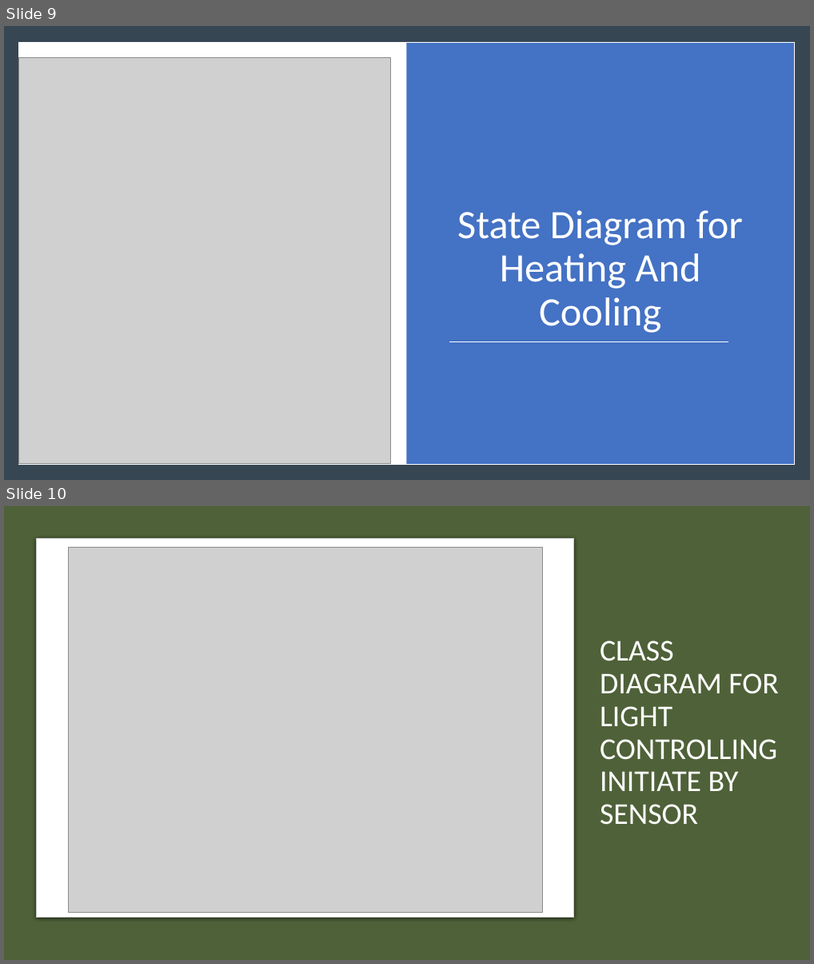
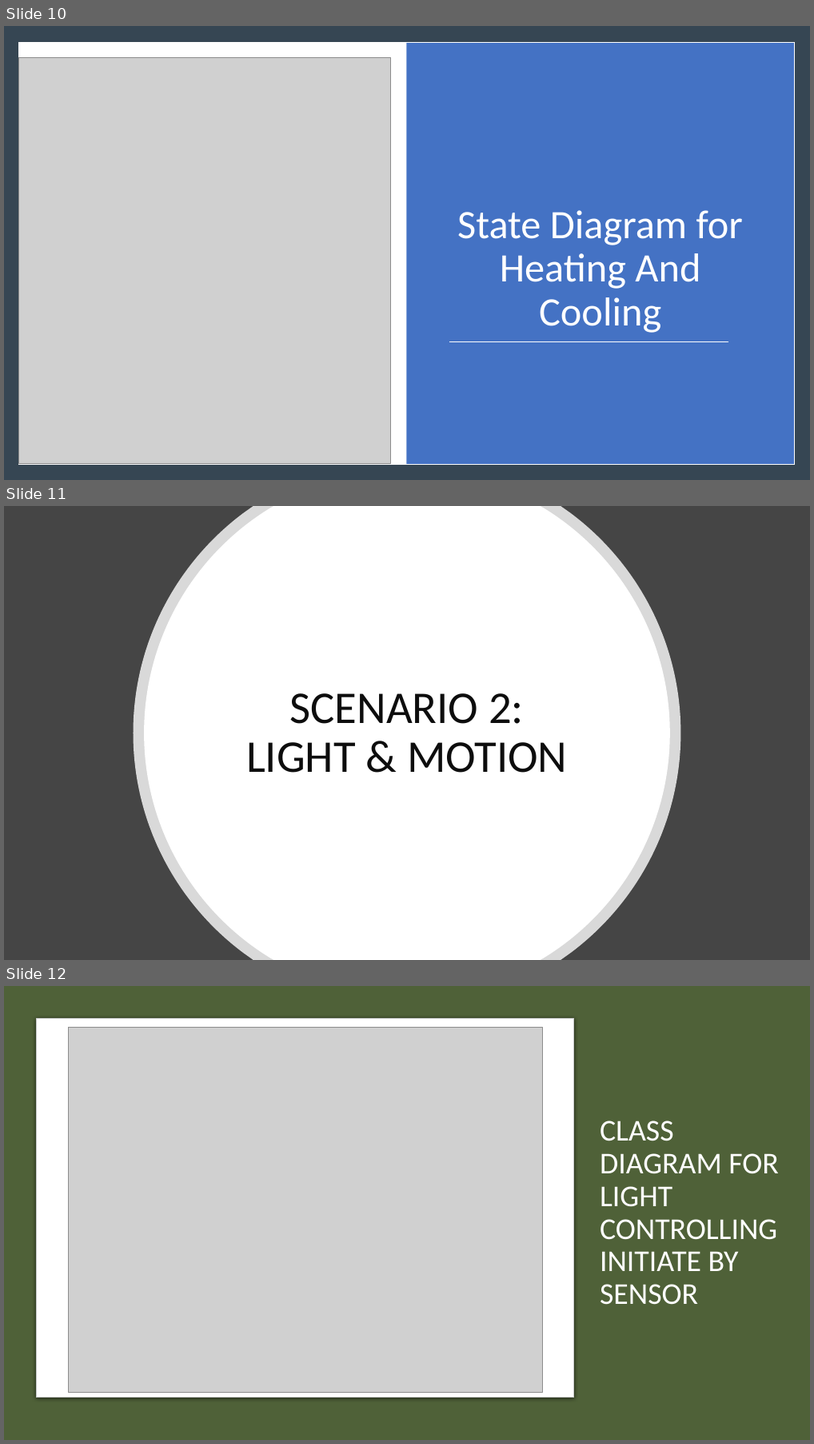
Before and after one commit to Microcontroller-Team-1/winter20-21, a slide deck: Project_Week_7&8/Precise Analysis.pptx. Shown one above the other, each under a label of ours: slides 9 and 10 before the commit, slides 10, 11 and 12 after it. The pictures are 814x964 and 814x1444 pixels, drawn with LibreOffice and Linux fonts; fonts in the diff are those of the drawing; grey boxes stand for pictures. Boxes give left, top, right and bottom in pixels: in the first picture for what was removed or moved away, otherwise in the second. Text is boxed around its words. In the diff, an @@ line names an element or a change of style, - is before the commit and + after.

```diff
--- a/Project_Week_7&8/Precise Analysis.pptx
+++ b/Project_Week_7&8/Precise Analysis.pptx
@@ slide 11 added at (4, 506, 810, 960), background #454545 @@
@@ freeform shape added at (134, 506, 682, 960), fill #FFFFFF at 80% opacity @@
@@ freeform shape added at (144, 506, 670, 960), fill #FFFFFF @@
@@ title added at (246, 693, 567, 772), 54 pt, text #0D0D0D @@
+SCENARIO 2:
+LIGHT & MOTION
@@ what was slide 9 is now slide 10 @@
@@ what was slide 10 is now slide 12 @@
```
Also in this commit, not shown: 1 slide changed, 4 other slides added, 1 slide removed.
